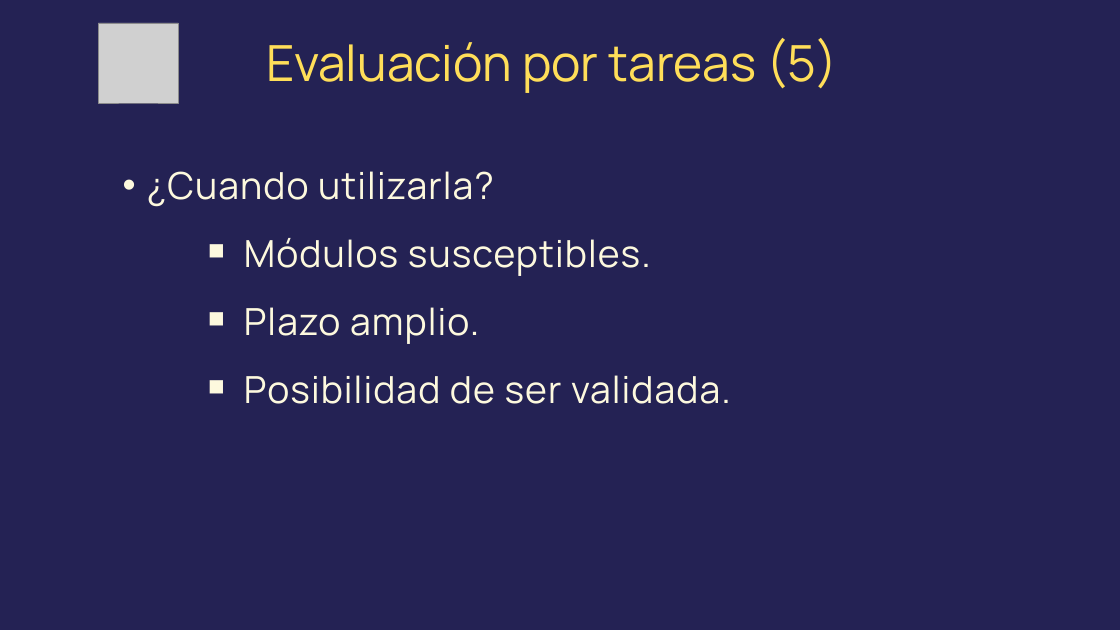
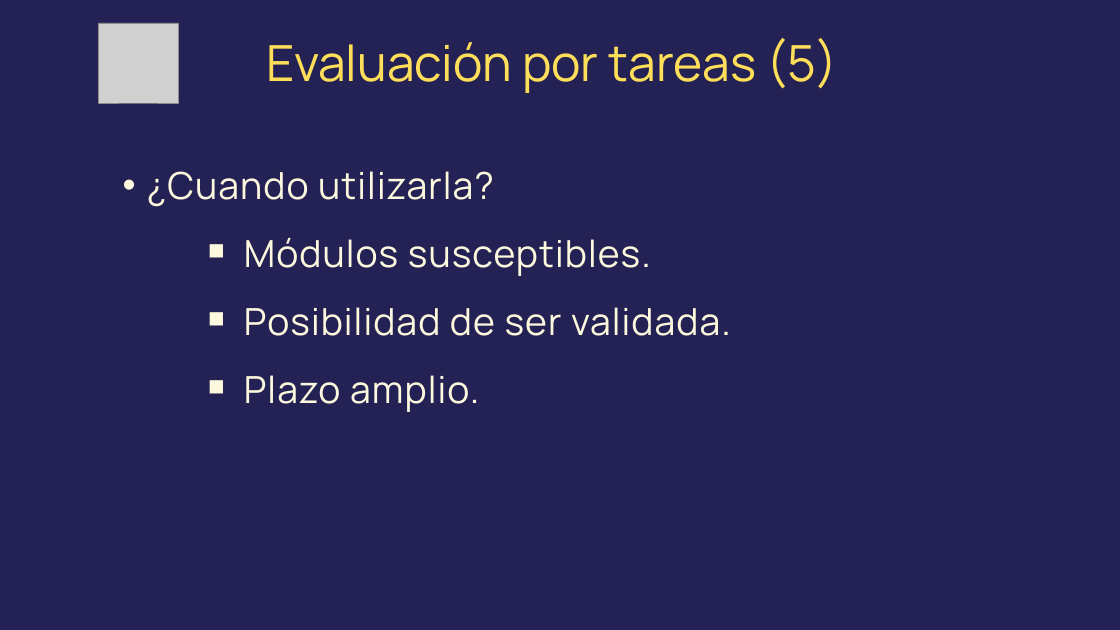
Before and after one commit to sergarb1/PresentacionEvaluarDesdeCasa, a slide deck: slide 11 of Evaluar alumnos desde casa.odp. Drawn at 1120x630 pixels with LibreOffice and Linux fonts; fonts in the diff are those of the drawing; grey boxes stand for pictures. Boxes give left, top, right and bottom in pixels: in the first picture for what was removed or moved away, otherwise in the second. Text is boxed around its words. In the diff, an @@ line names an element or a change of style, - is before the commit and + after.

```diff
--- a/Evaluar alumnos desde casa.odp
+++ b/Evaluar alumnos desde casa.odp
@@ text at (x1=244, y1=307, x2=731, y2=336): paragraph added @@
+      ￭ Posibilidad de ser validada.
@@ text at (x1=244, y1=375, x2=731, y2=404): paragraph removed @@
-      ￭ Posibilidad de ser validada.
```
Also in this commit, not shown: 17 other slides changed, 1 other file.
